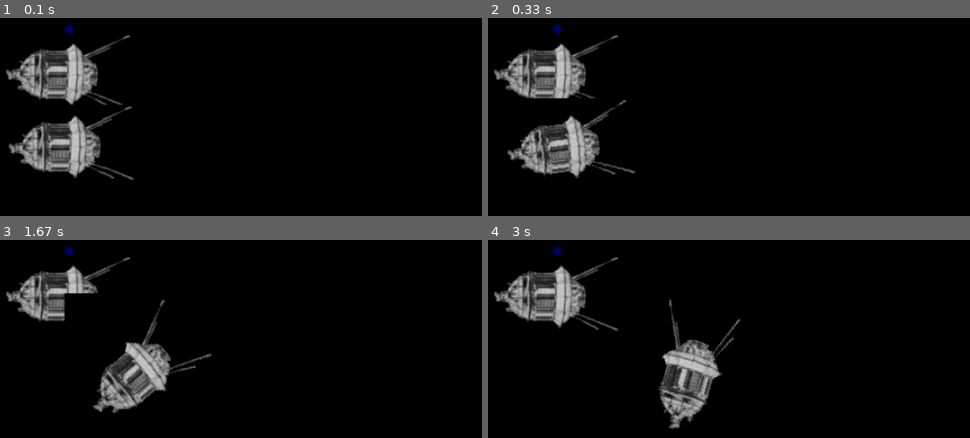
Above: before the commit, frames 1-4 (two rows, left to right).
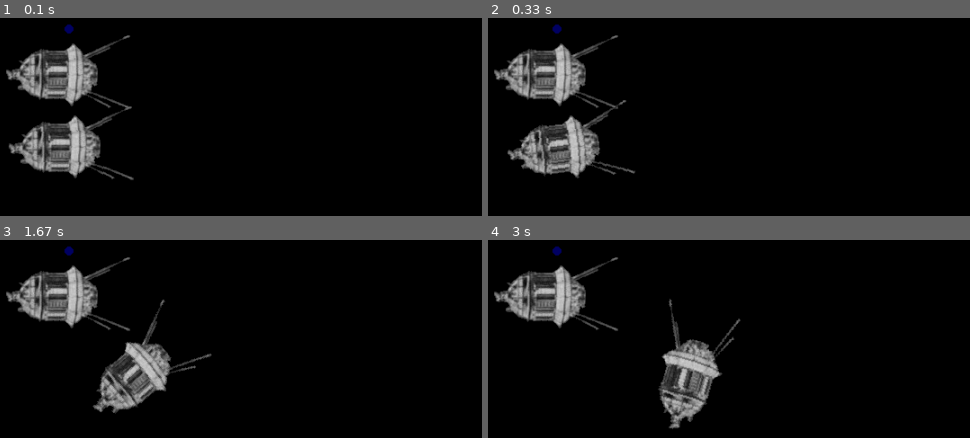
Above: after the commit, the same moments.

Repository: BruceJohnJennerLawso/Ignition_Engine
Game: pygame game, started from gopy/app.py
The game is run twice, just before and just after one commit, with the same random seed, the same clock (stepped at 60 frames per second) and the same inputs. The source is Python 2; it was converted automatically to run under Python 3.
Inputs:
- Up to frame 1 (0.1 s): no input
- Up to frame 2 (0.33 s): no input
- Up to frame 3 (1.67 s): no input
- Up to frame 4 (3 s): no input

The runs differ from the first frame. In frame 1, less than 0.1% of the frame differs, in the area x 14-27%, y 43-46%; in frame 2, 0.2%; in frame 3, 1.1%, in the area x 13-27%, y 26-46%; in frame 4, nothing differs.

Commit message:
made image backgrounds treat 0,0,0 as transparent (ie black) transparency issue solved

Diff:
--- a/gopy/graphics.py
+++ b/gopy/graphics.py
@@ -33,7 +33,7 @@
 
 		drawRect = image.get_rect(center=(offset.x, offset.y))
 
-
+		image.set_colorkey((0,0,0))
 		screen.blit(image, drawRect)
 		#print "Vessel %s drawn to screen coordinates %s" % (name, drawPos)
 
Not shown, changed: gopy/graphics.pyc
